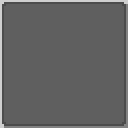
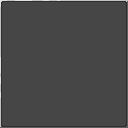
Revision of a layered 128x128 image; what changed, layer by layer:
added layer "Pasted Layer" above "ui_box3.tga" over [0, 0, 128, 128]
